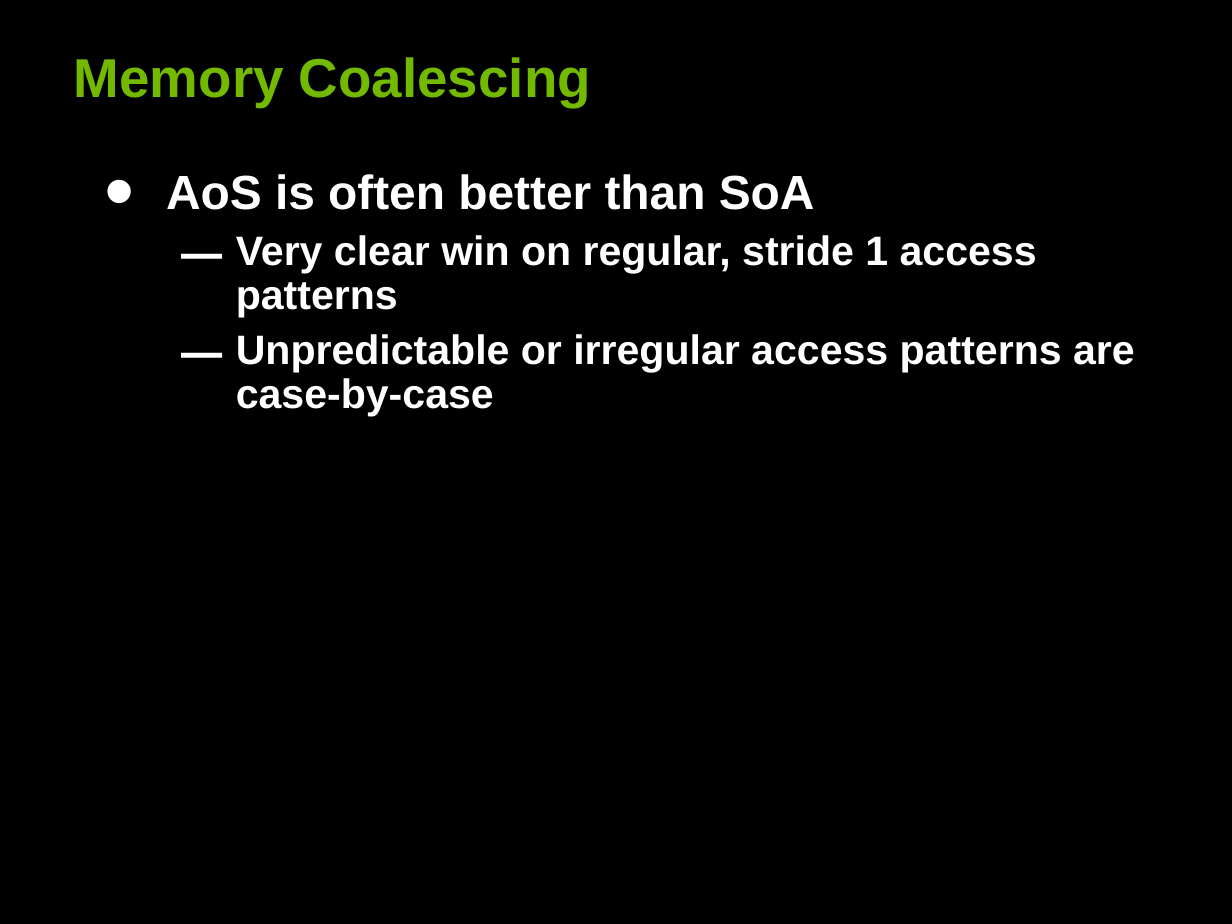
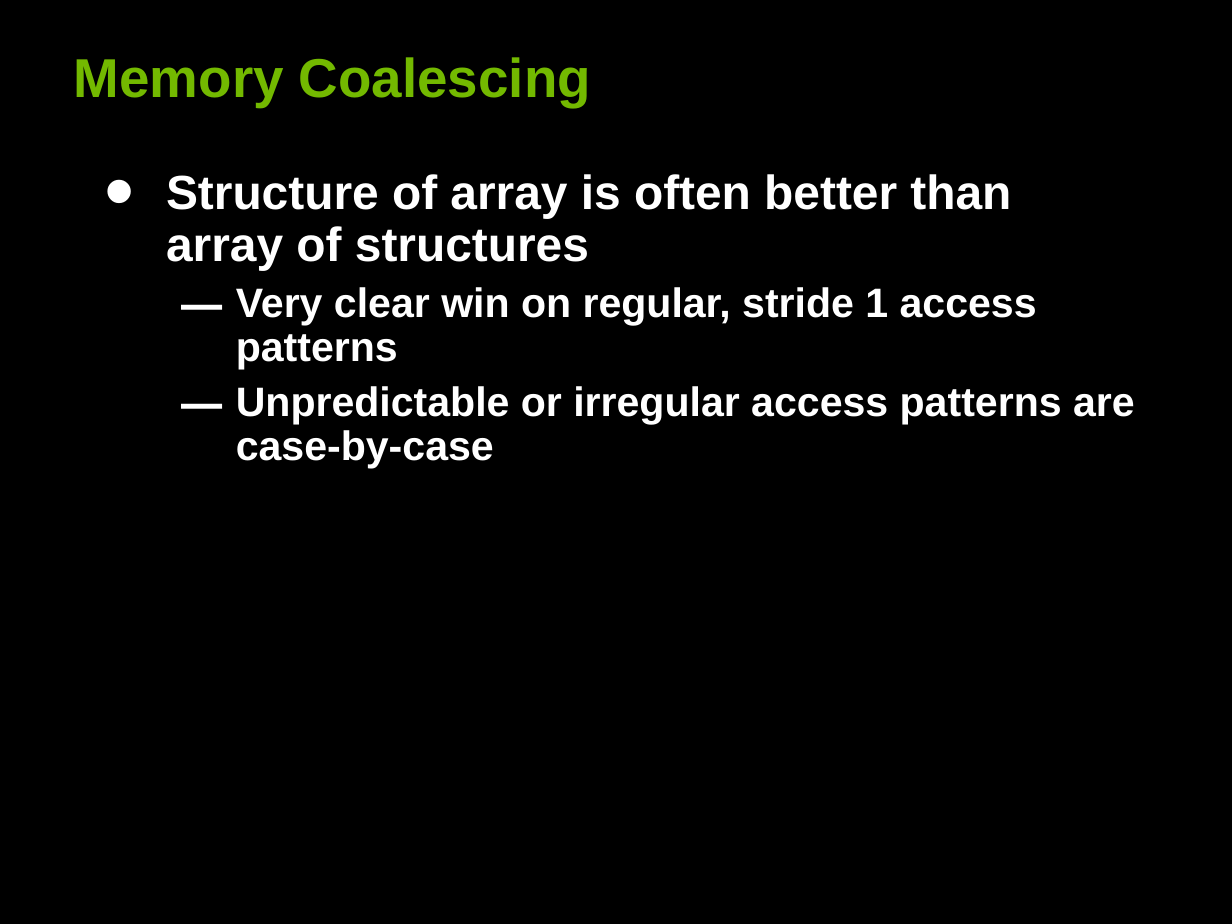
Before and after one commit to deeperlearning/stanford-cs193g-sp2010, a slide deck: slide 15 of lectures/lecture_5/performance_considerations.ppt. Drawn at 1232x924 pixels with LibreOffice and Linux fonts; fonts in the diff are those of the drawing. Boxes give left, top, right and bottom in pixels: in the first picture for what was removed or moved away, otherwise in the second. Text is boxed around its words. In the diff, an @@ line names an element or a change of style, - is before the commit and + after.

Commit message:
Fix typo in performance considerations slides.

```diff
--- a/lectures/lecture_5/performance_considerations.ppt
+++ b/lectures/lecture_5/performance_considerations.ppt
@@ text at bbox=[166, 174, 1011, 270]: text changed @@
-• AoS is often better than SoA
+• Structure of array is often better than array of structures
```
Also in this commit, not shown: 1 other file.
